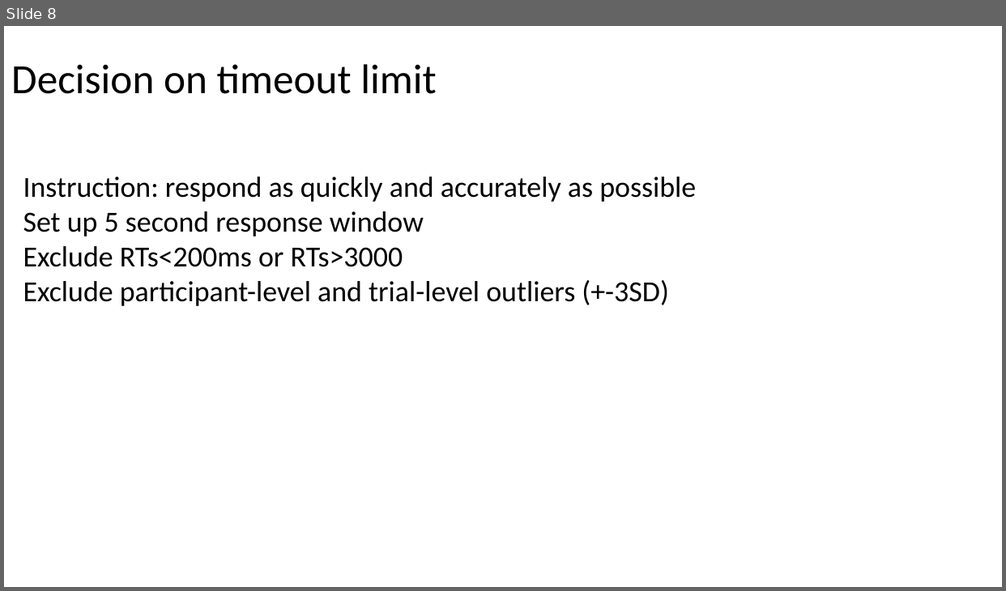
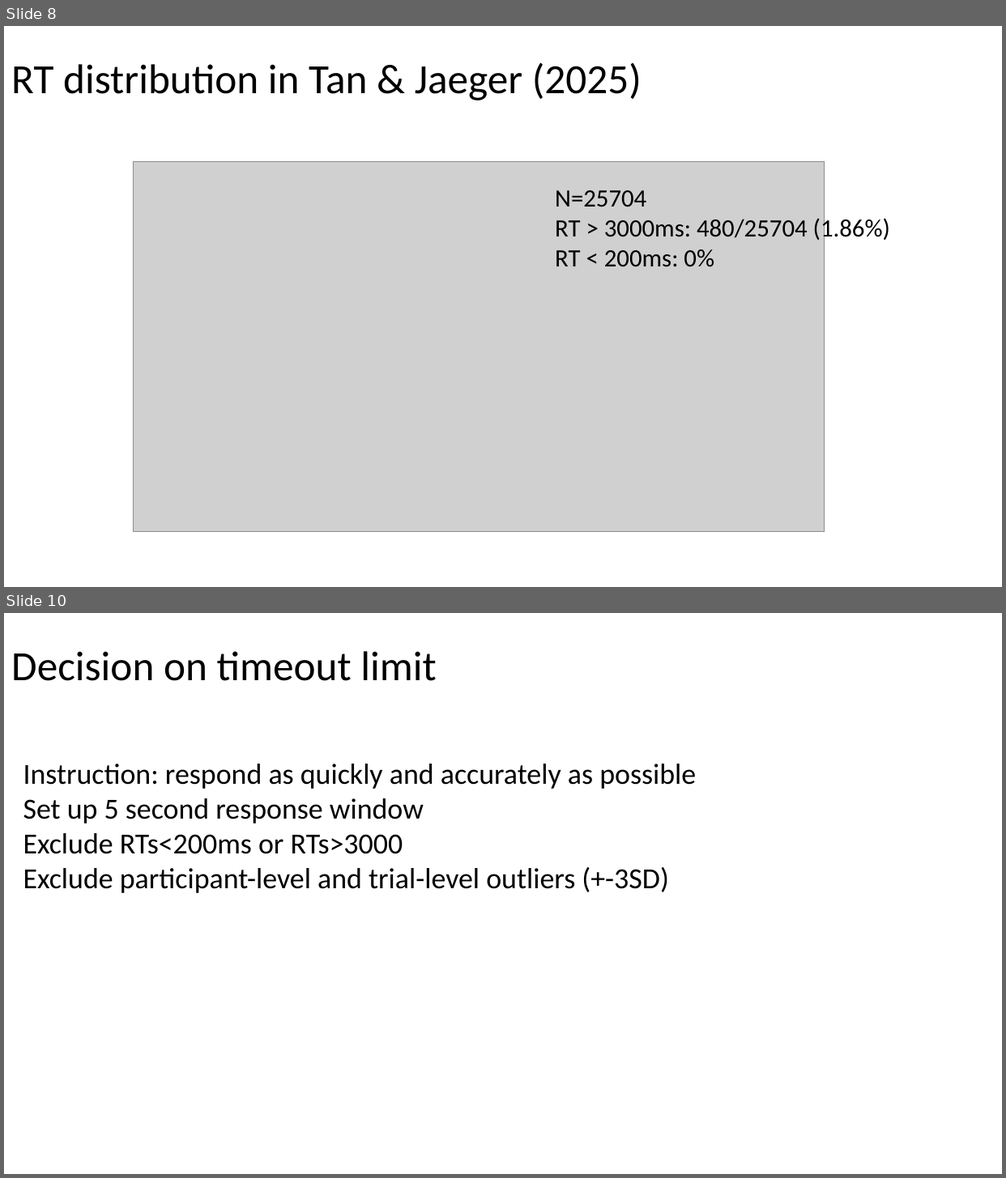
Before and after one commit to NanWang0221/Spanish-DL, a slide deck: progress-updates/20260609 updates.pptx. Shown one above the other, each under a label of ours: slide 8 before the commit, slides 8 and 10 after it; the slides between them are not shown. The pictures are 1006x591 and 1006x1178 pixels, drawn with LibreOffice and Linux fonts; fonts in the diff are those of the drawing; grey boxes stand for pictures. Boxes give left, top, right and bottom in pixels: in the first picture for what was removed or moved away, otherwise in the second. Text is boxed around its words. In the diff, an @@ line names an element or a change of style, - is before the commit and + after.

Commit message:
slide updates

```diff
--- a/progress-updates/20260609 updates.pptx
+++ b/progress-updates/20260609 updates.pptx
@@ slide 8 added at [4, 26, 1002, 587], background #FFFFFF @@
@@ title added at [11, 62, 641, 101], 40 pt, text #000000 @@
+RT distribution in Tan & Jaeger (2025)
@@ picture added at [133, 161, 825, 532] @@
@@ text added at [555, 190, 890, 267], 24 pt, text #000000 @@
+N=25704
+RT > 3000ms: 480/25704 (1.86%)
+RT < 200ms: 0%
@@ what was slide 8 is now slide 10 @@
```
Also in this commit, not shown: 1 other slide added, 1 other file.
